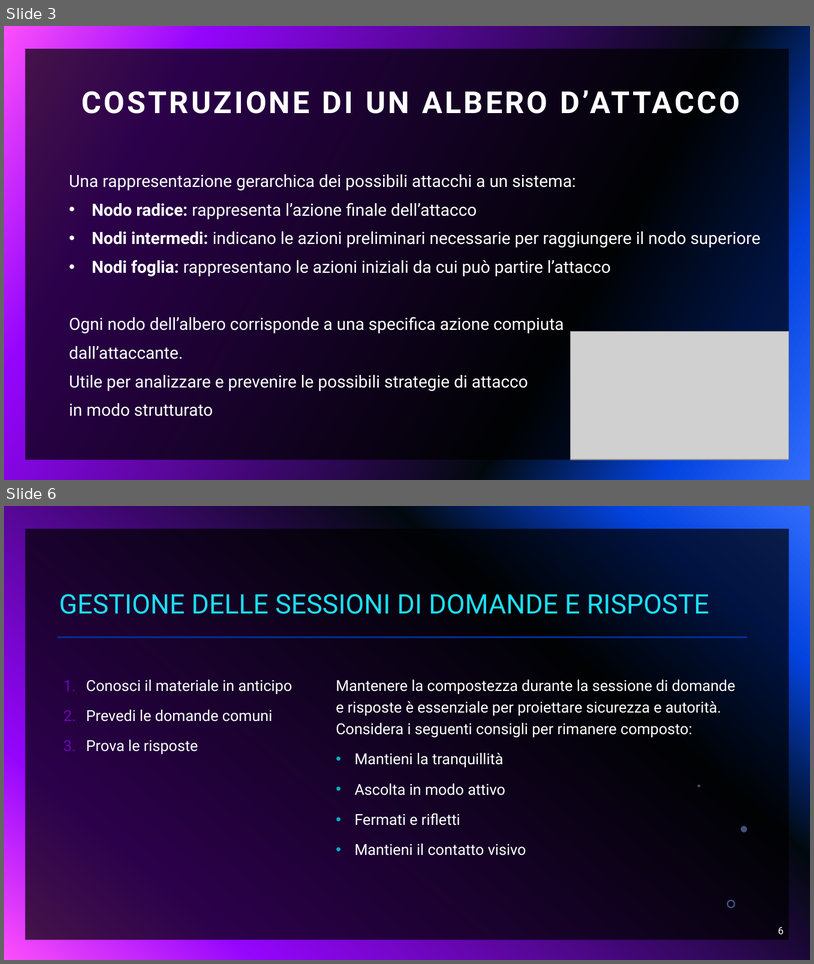
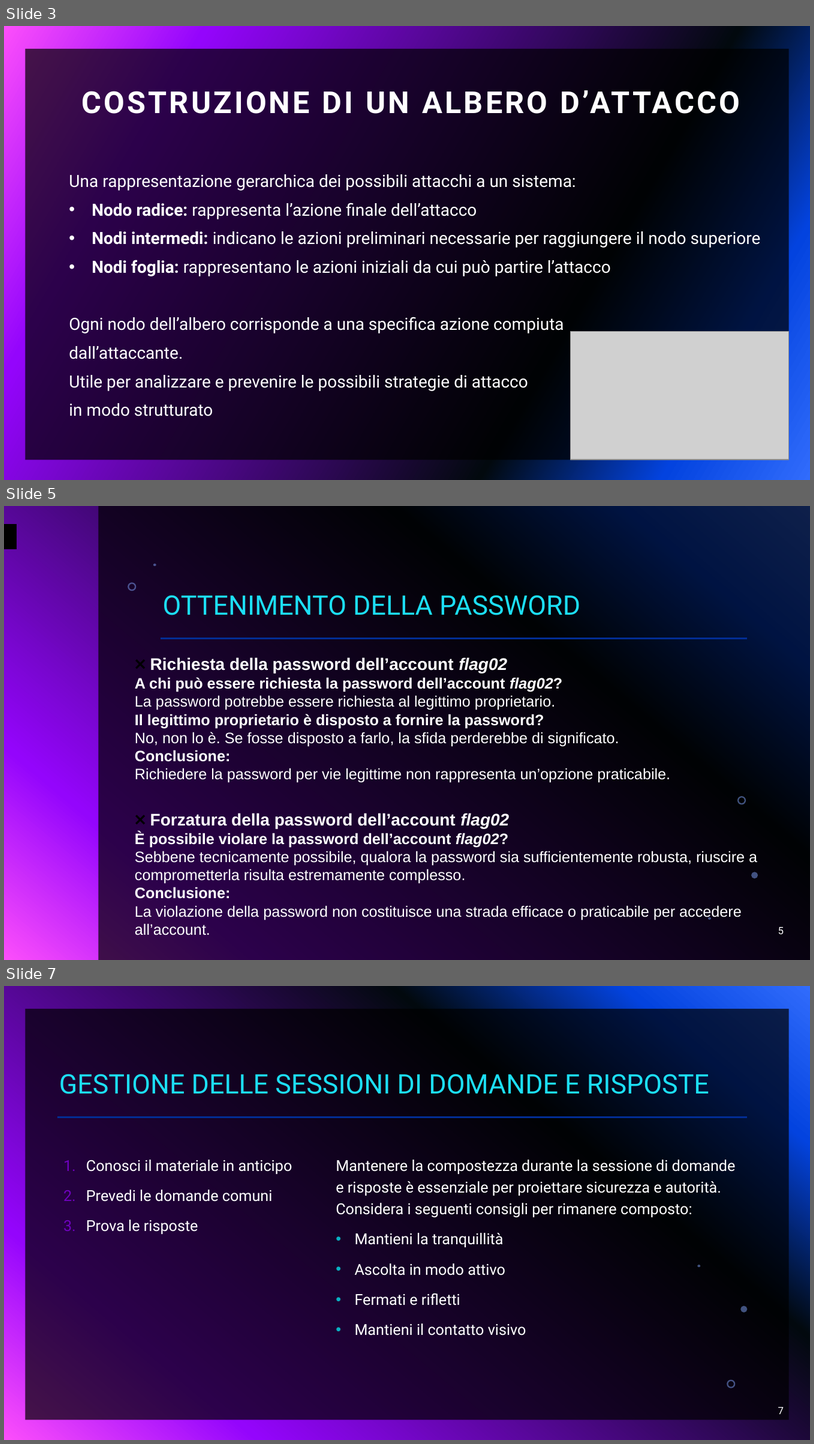
Before and after one commit to giorgiosiniscalchi/Nebula16-ITA, a slide deck: Presentazione Nebula16.pptx. Shown one above the other, each under a label of ours: slides 3 and 6 before the commit, slides 3, 5 and 7 after it; the slides between them are not shown. The pictures are 814x964 and 814x1444 pixels, drawn with LibreOffice and Linux fonts; fonts in the diff are those of the drawing; grey boxes stand for pictures; background and template pictures are left out. Boxes give left, top, right and bottom in pixels: in the first picture for what was removed or moved away, otherwise in the second. Text is boxed around its words. In the diff, an @@ line names an element or a change of style, - is before the commit and + after.

```diff
--- a/Presentazione Nebula16.pptx
+++ b/Presentazione Nebula16.pptx
@@ slide 5 added at [4, 506, 810, 960], background gradient #316CFC to #0343DF to #02090E to #9405FC to #FC4EFB @@
@@ rectangle added at [4, 525, 16, 549], fill #000000, outline #000000 0.75 pt @@
@@ group added at [98, 506, 810, 960]: 5 freeform shapes, 1 rectangle @@
@@ title added at [163, 595, 581, 615], 32 pt, text #1CDFF5 @@
+OTTENIMENTO DELLA PASSWORD
@@ line added from (161, 639) to (748, 639), #9405FC 2 pt @@
@@ text added at [135, 657, 671, 783], 18 pt, text #FFFFFF @@
+❌ Richiesta della password dell’account flag02
+A chi può essere richiesta la password dell’account flag02?
+La password potrebbe essere richiesta al legittimo proprietario.
+Il legittimo proprietario è disposto a fornire la password?
+No, non lo è. Se fosse disposto a farlo, la sfida perderebbe di significato.
+Conclusione:
+Richiedere la password per vie legittime non rappresenta un’opzione praticabile.
@@ text added at [135, 813, 758, 935], 18 pt, text #FFFFFF @@
+❌ Forzatura della password dell’account flag02
+È possibile violare la password dell’account flag02?
+Sebbene tecnicamente possibile, qualora la password sia sufficientemente robusta, riuscire a comprometterla risulta estremamente complesso.
+Conclusione:
+La violazione della password non costituisce una strada efficace o praticabile per accedere all’account.
@@ page number added at [779, 927, 784, 934], 12 pt, text #FFFFFF @@
+5
@@ what was slide 6 is now slide 7 @@
@@ page number at [779, 1407, 784, 1414]: text changed @@
-6
+7
```
Also in this commit, not shown: 2 slides changed, 1 other slide added, 1 slide removed.
